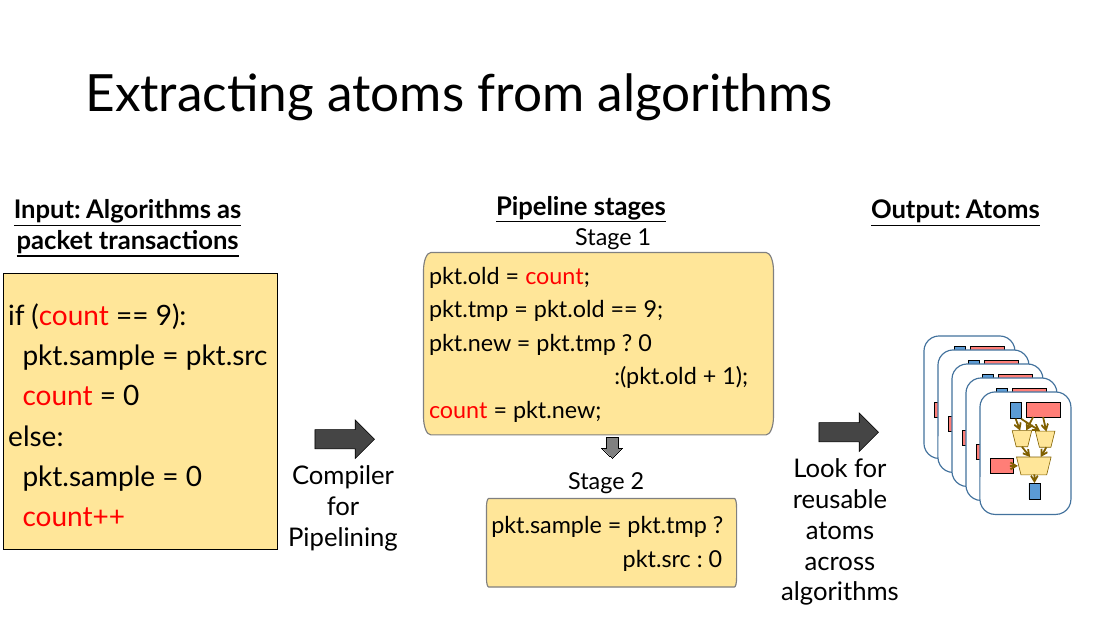
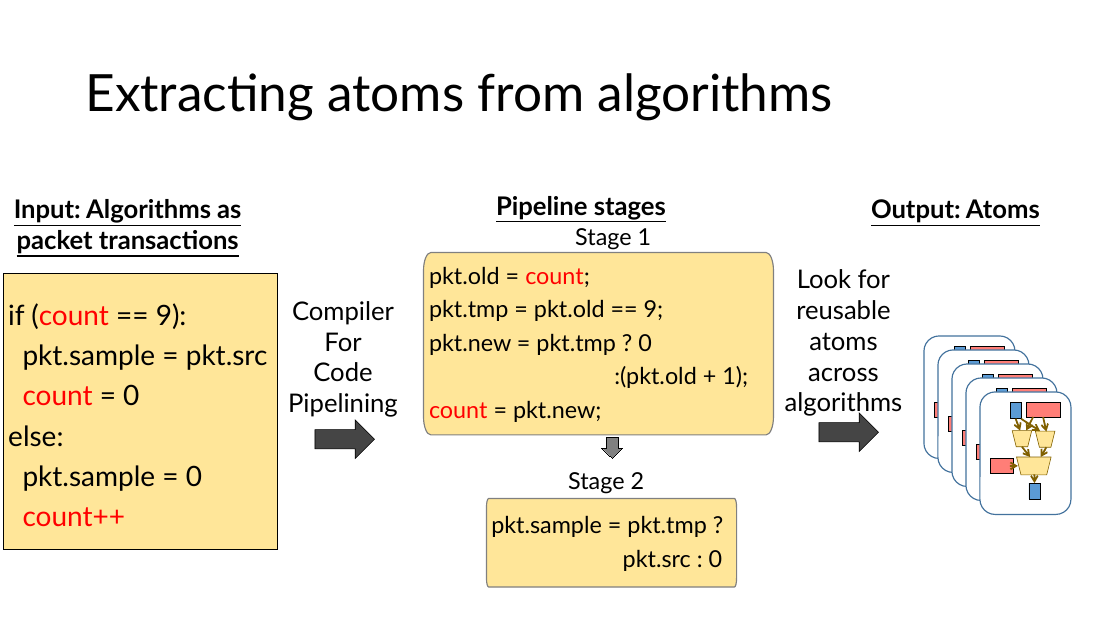
Before and after one commit to anirudhSK/pifo-domino-marple-ppts, a slide deck: slide 32 of combined_domino_pifo.pptx. Drawn at 1120x630 pixels with LibreOffice and Linux fonts; fonts in the diff are those of the drawing. Boxes give left, top, right and bottom in pixels: in the first picture for what was removed or moved away, otherwise in the second. Text is boxed around its words. In the diff, an @@ line names an element or a change of style, - is before the commit and + after.

```diff
--- a/combined_domino_pifo.pptx
+++ b/combined_domino_pifo.pptx
@@ text "Look for": place and size @@
-text "Look for" at box(781, 458, 899, 605)
+text "Look for" at box(785, 269, 903, 417)
@@ text "Compiler": place and size @@
-text "Compiler" at box(288, 465, 398, 551)
+text "Compiler" at box(288, 301, 398, 417)
@@ text at box(313, 332, 372, 382): text changed @@
-for
+For
+Code
```
Also in this commit, not shown: 3 other slides changed.
